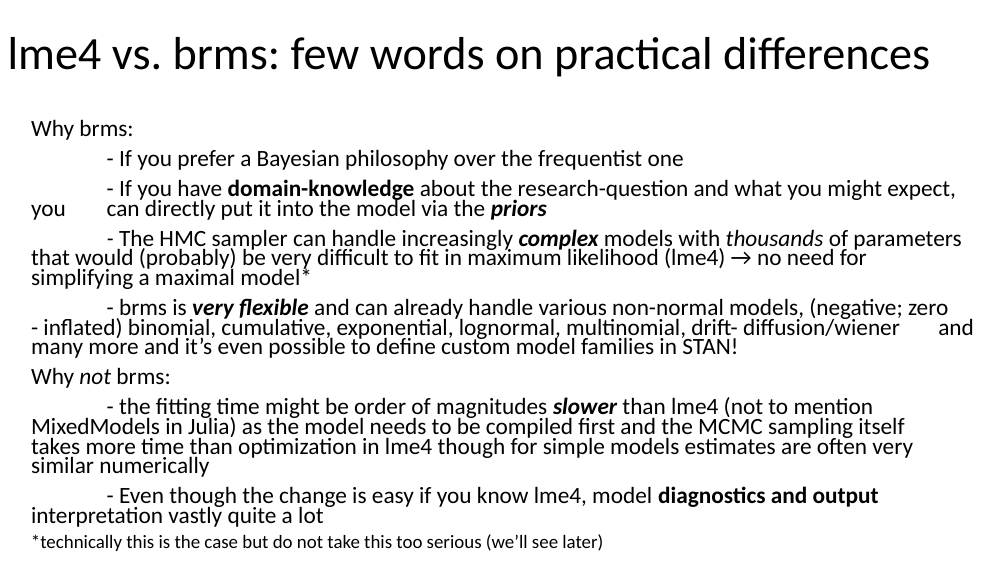
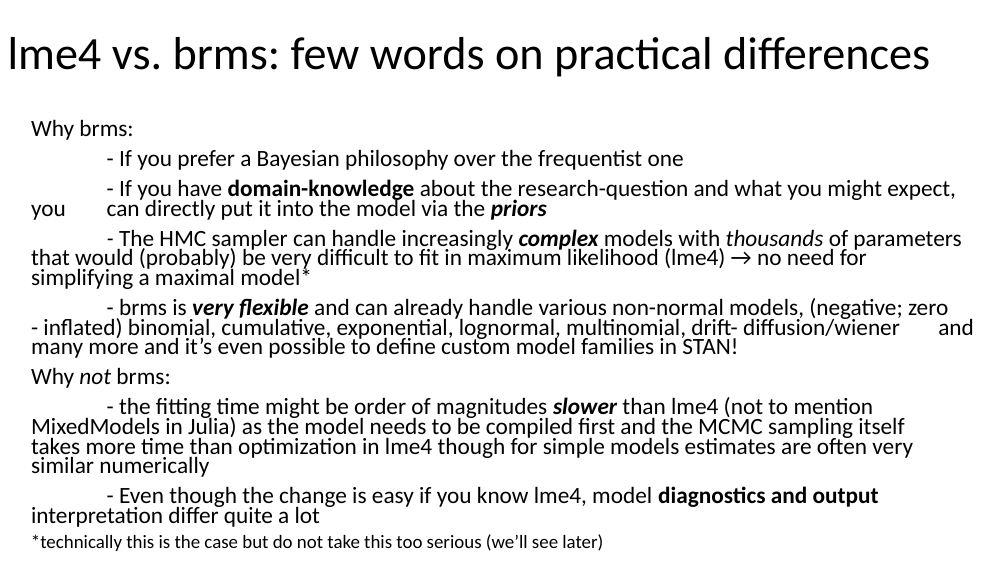
Before and after one commit to julianquandt/brms-intro-SIPS2019, a slide deck: slide 37 of intro_to_brms.pptx. Drawn at 1008x567 pixels with LibreOffice and Linux fonts; fonts in the diff are those of the drawing. Boxes give left, top, right and bottom in pixels: in the first picture for what was removed or moved away, otherwise in the second. Text is boxed around its words. In the diff, an @@ line names an element or a change of style, - is before the commit and + after.

```diff
--- a/intro_to_brms.pptx
+++ b/intro_to_brms.pptx
@@ text at [31, 486, 879, 527]: text changed @@
-- Even though the change is easy if you know lme4, model diagnostics and output interpretation vastly quite a lot
+- Even though the change is easy if you know lme4, model diagnostics and output interpretation differ quite a lot
```
Also in this commit, not shown: 4 other slides changed.
